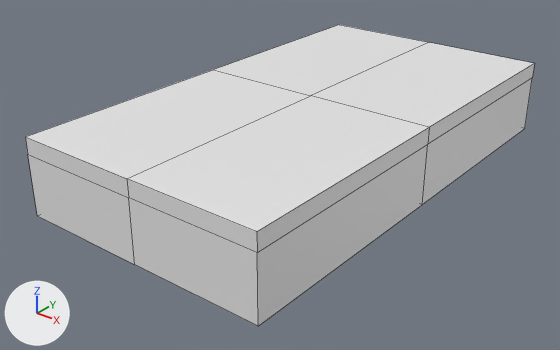
One commit to the Blender file obj_chest_AshAllen_01.blend: the scene before it, then after it.
Before and after are seen from a camera (50 mm lens) standing at (17.9, -24.4, 12.1) and looking at (-0.5, -1.4, -2.1). The lights are fixed; the arrows at lower left show +X, +Y and +Z. The first picture is the older version. Mesh edges are drawn as thin lines.

The older version as bpy lines, for what is in view:
```python
me_cube_003 = bpy.data.meshes.new('Cube.003')
me_cube_003.from_pydata([(0.979, 0.992, -1.0), (0.979, 0.0, -1.0), (0.0, 0.992, -1.0), (0.0, 0.0, -1.0), (0.979, 0.992, 0.213), (0.979, 0.0, 0.213), (0.0, 0.992, 0.213)], [], [(2, 0, 1, 3), (0, 4, 5, 1), (2, 6, 4, 0)])
me_cube_004 = bpy.data.meshes.new('Cube.004')
me_cube_004.from_pydata([(0.979, 0.992, 0.541), (0.979, 0.0, 0.541), (0.0, 0.992, 0.541), (0.0, 0.0, 0.541), (0.979, 0.992, 0.213), (0.979, 0.0, 0.213), (0.0, 0.992, 0.213)], [], [(6, 2, 0, 4), (4, 0, 1, 5), (0, 2, 3, 1)])
ob_chest = bpy.data.objects.new('Chest', me_cube_003)
ob_chest.location = (0.0, 0.0, 0.0)
ob_chest.scale = (5.59, 10.0, 2.11)
_m = ob_chest.modifiers.new('Mirror', 'MIRROR')
_m.use_axis = (True, True, False)
_m.use_clip = True
ob_lid = bpy.data.objects.new('Lid', me_cube_004)
ob_lid.location = (0.0, 0.0, 0.0)
ob_lid.scale = (5.59, 10.0, 2.11)
_m = ob_lid.modifiers.new('Mirror', 'MIRROR')
_m.use_axis = (True, True, False)
_m.use_clip = True
```
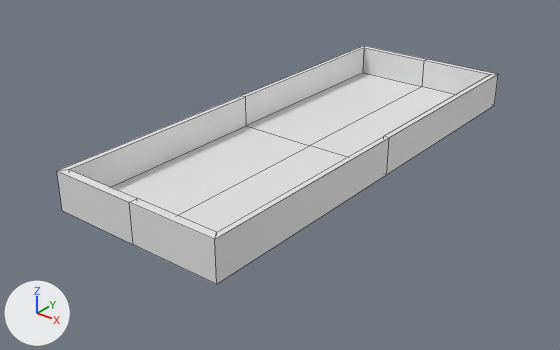
Edits to the bpy script that builds the scene:
```text
Change me_cube_003:
    used by ob_chest; location = (0.0, 0.0, 0.0); scale = (5.59, 10.0, 2.11)
    remove me_cube_003.from_pydata(...)  # 7 vertices, 3 faces; spans x 0.0..0.979, y 0.0..0.992, z -1.0..0.213
    add me_cube_003.from_pydata(...)  # 7 vertices, 3 faces; spans x 0.0..5.475, y 0.0..9.924, z -2.113..0.45
    me_cube_003 part 1
    me_cube_003.vertices[0].co: (0.979, 0.992, -1.0) -> (5.475, 9.924, -2.113)  # pixel (524, 128) -> not seen
    me_cube_003.vertices[1].co: (0.979, 0.0, -1.0) -> (5.475, 0.0, -2.113)  # pixel (422, 204) -> not seen
    me_cube_003.vertices[2].co: (0.0, 0.992, -1.0) -> (0.0, 9.924, -2.113)
    me_cube_003.vertices[3].co: (0.0, 0.0, -1.0) -> (0.0, 0.0, -2.113)
    me_cube_003.vertices[4].co: (0.979, 0.992, 0.213) -> (5.475, 9.924, 0.45)  # pixel (532, 77) -> not seen
    me_cube_003.vertices[5].co: (0.979, 0.0, 0.213) -> (5.475, 0.0, 0.45)  # pixel (427, 144) -> not seen
    me_cube_003.vertices[6].co: (0.0, 0.992, 0.213) -> (0.0, 9.924, 0.45)
Change me_cube_004:
    used by ob_lid; location = (0.0, 0.0, 0.0); scale = (5.59, 10.0, 2.11)
    remove me_cube_004.from_pydata(...)  # 7 vertices, 3 faces; spans x 0.0..0.979, y 0.0..0.992, z 0.213..0.541
    add me_cube_004.from_pydata(...)  # 7 vertices, 3 faces; spans x 0.0..5.475, y 0.0..9.924, z 0.45..1.144
    me_cube_004 part 2: the whole mesh is scaled about its middle by (5.59, 10, 2.11), then moved by (2.248, 4.466, 0.42)
Change ob_chest:
    ob_chest.scale: (5.59, 10.0, 2.11) -> (0.696, 1.0, 0.626)
    add _m = ob_chest.modifiers.new('Solidify', 'SOLIDIFY')
    add _m.thickness = 0.35
    add _m.use_even_offset = True
Change ob_lid:
    ob_lid.scale: (5.59, 10.0, 2.11) -> (0.696, 1.0, 0.626)
    add _m = ob_lid.modifiers.new('Solidify', 'SOLIDIFY')
    add _m.thickness = 0.35
    add _m.use_even_offset = True
    add ob_lid.hide_set(True)
```

What differs and where, as boxes (x1, y1, x2, y2) in the pictures (560 x 350 px):
'Chest', reshaped, rescaled, modifiers changed: before (28, 78, 532, 326); after (57, 46, 498, 284)
'Lid', hidden: before (25, 25, 535, 253)
